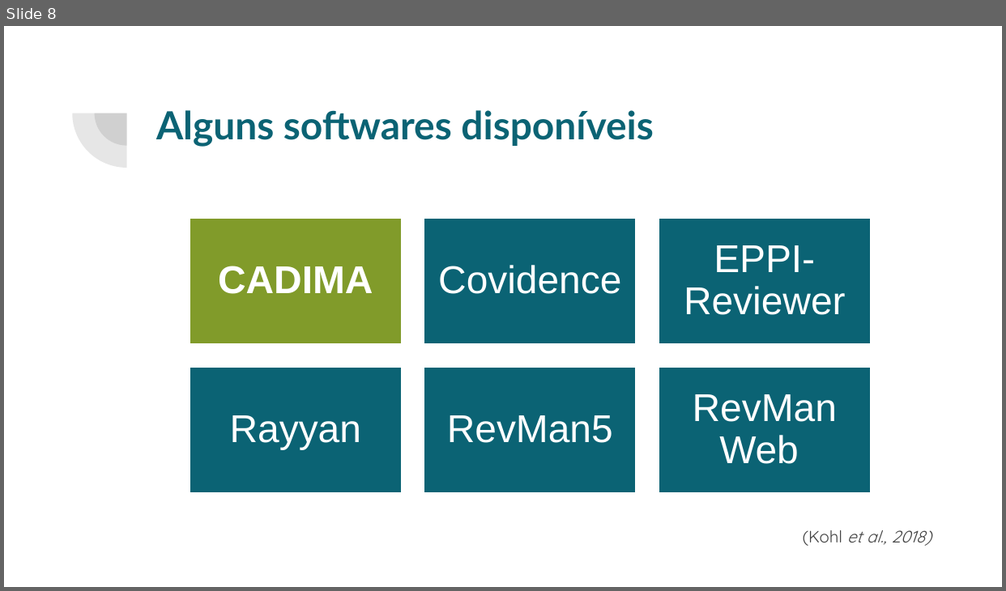
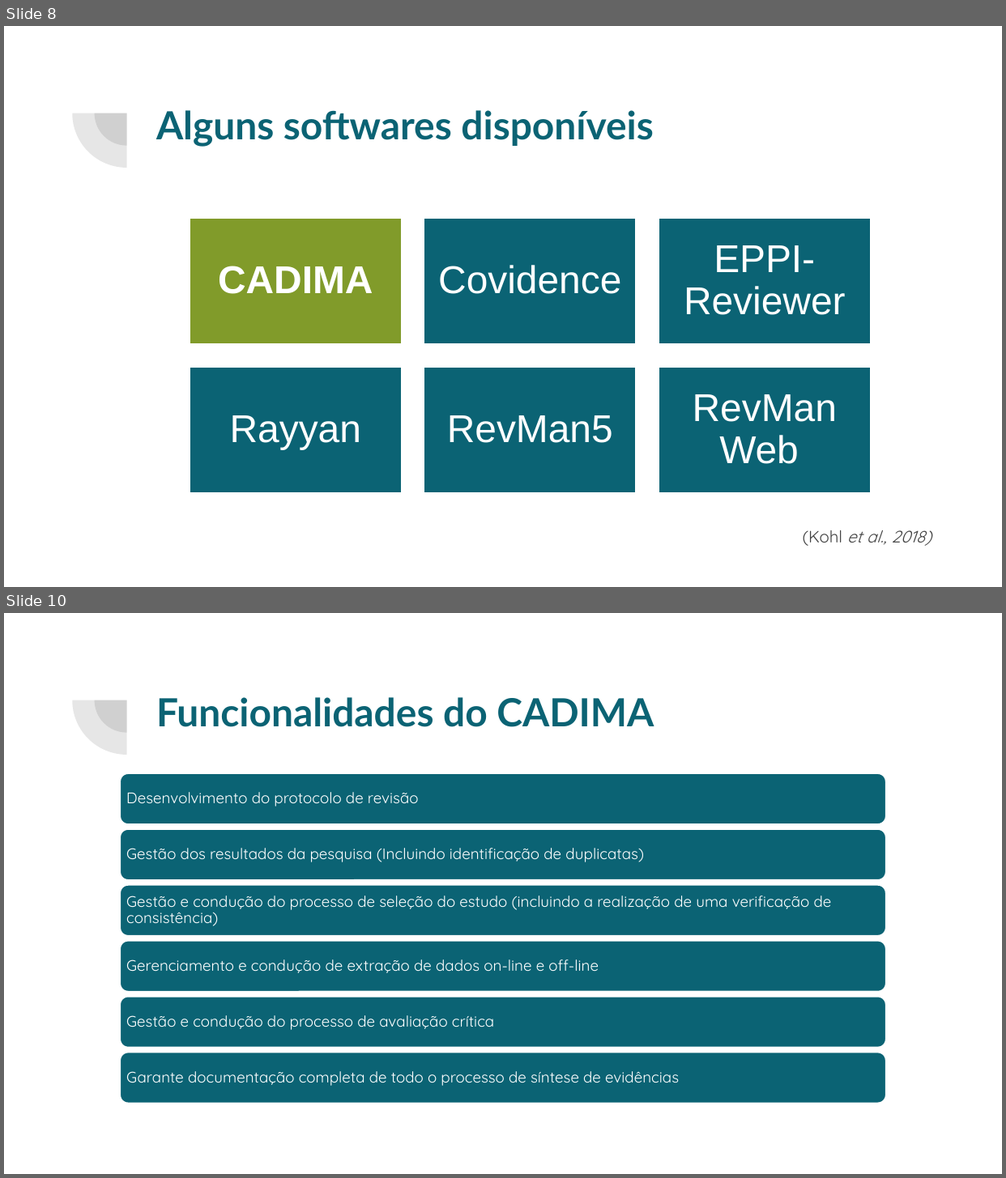
Before and after one commit to cglima/apresentacao-revisao-sistematica, a slide deck: apresentacao-revisao-sistematica.pptx. Shown one above the other, each under a label of ours: slide 8 before the commit, slides 8 and 10 after it; the slides between them are not shown. The pictures are 1006x591 and 1006x1178 pixels, drawn with LibreOffice and Linux fonts; fonts in the diff are those of the drawing. Boxes give left, top, right and bottom in pixels: in the first picture for what was removed or moved away, otherwise in the second. Text is boxed around its words. In the diff, an @@ line names an element or a change of style, - is before the commit and + after.

```diff
--- a/apresentacao-revisao-sistematica.pptx
+++ b/apresentacao-revisao-sistematica.pptx
@@ slide 10 added at <box>4,613,1002,1174</box>, background #FFFFFF; not listed: 2 template elements that a slide beside it also shows @@
@@ title added at <box>156,697,654,727</box>, 28 pt, text #0B6374, bold @@
+Funcionalidades do CADIMA
@@ group added at <box>120,773,887,1104</box>: 6 rounded rectangles, 6 texts @@
+Desenvolvimento do protocolo de revisão
+Gestão dos resultados da pesquisa (Incluindo identificação de duplicatas)
+Gestão e condução do processo de seleção do estudo (incluindo a realização de uma verificação de consistência)
+Gerenciamento e condução de extração de dados on-line e off-line
+Gestão e condução do processo de avaliação crítica
+Garante documentação completa de todo o processo de síntese de evidências
```
Also in this commit, not shown: 5 slides changed, 1 slide removed.
